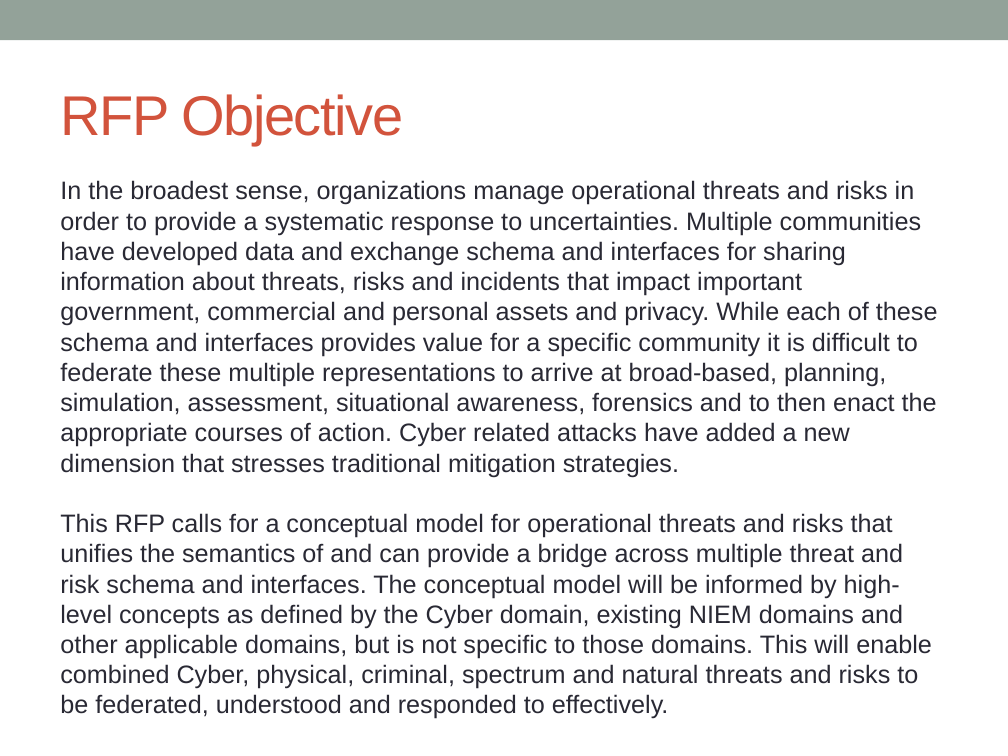
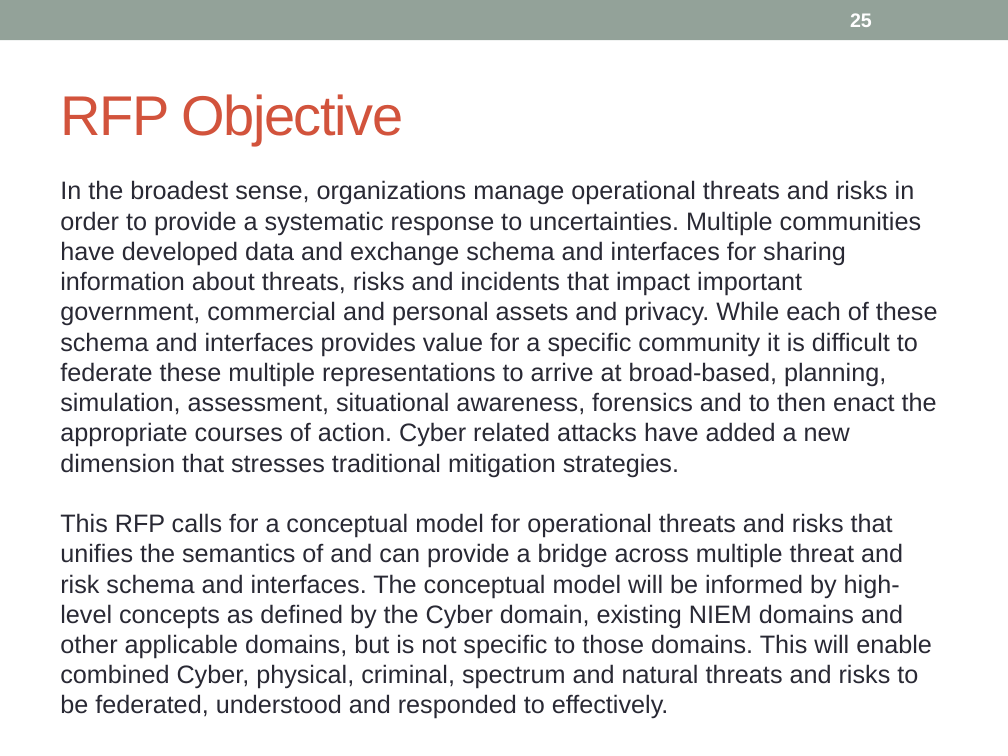
Before and after one commit to omg-threat-modeling/phase1, a slide deck: slide 25 of docs/Threat-risk modeling RFP intro.pptx (slide 22 before the commit). Drawn at 1008x756 pixels with LibreOffice and Linux fonts; fonts in the diff are those of the drawing. Boxes give left, top, right and bottom in pixels: in the first picture for what was removed or moved away, otherwise in the second. Text is boxed around its words. In the diff, an @@ line names an element or a change of style, - is before the commit and + after.

```diff
--- a/docs/Threat-risk modeling RFP intro.pptx
+++ b/docs/Threat-risk modeling RFP intro.pptx
@@ page number added at (850,13,872,27), 14 pt, text #FFFFFF, bold @@
+25
```
Also in this commit, not shown: 25 other slides changed, 3 slides added, 3 other files.
